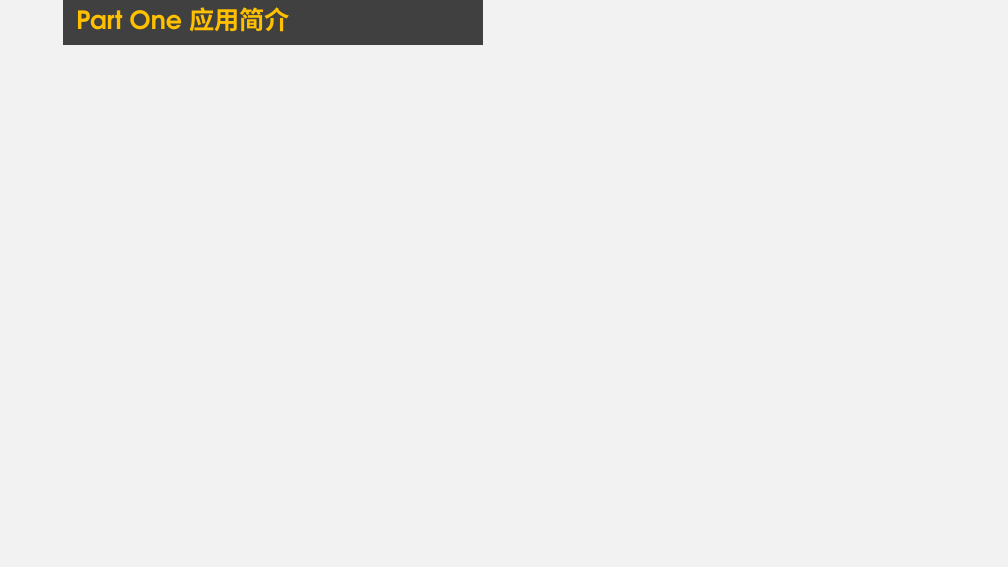
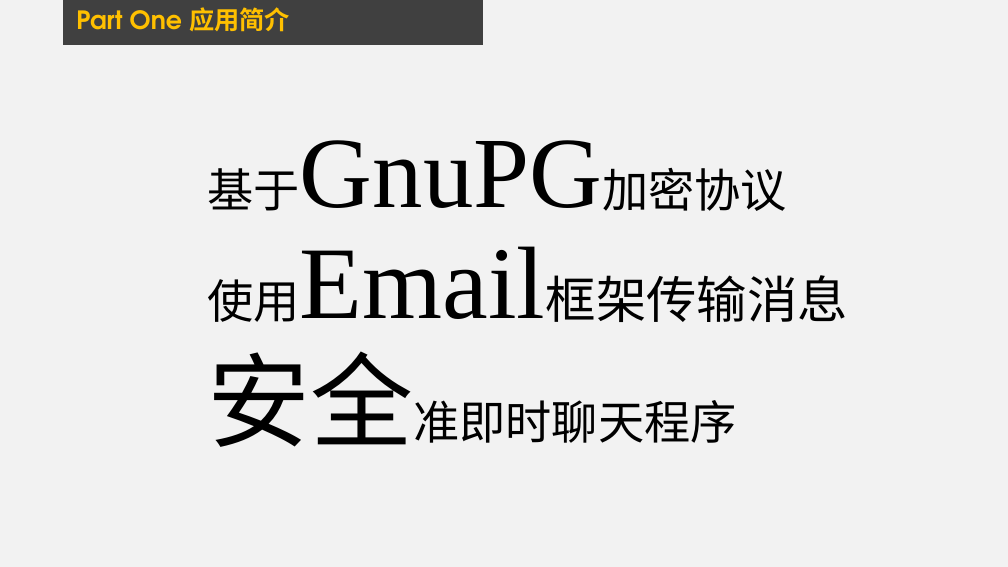
Before and after one commit to liziwl/IM-over-Email, a slide deck: slide 4 of Final presentation.pptx. Drawn at 1008x567 pixels with LibreOffice and Linux fonts; fonts in the diff are those of the drawing. Boxes give left, top, right and bottom in pixels: in the first picture for what was removed or moved away, otherwise in the second. Text is boxed around its words. In the diff, an @@ line names an element or a change of style, - is before the commit and + after.

```diff
--- a/Final presentation.pptx
+++ b/Final presentation.pptx
@@ text added at (207,168,299,211), 44 pt, text #000000 @@
+基于GnuPG加密协议
@@ text added at (207,279,299,322), 48 pt, text #000000 @@
+使用Email框架传输消息
@@ text added at (207,351,736,447), 44 pt, text #000000 @@
+安全准即时聊天程序
```
Also in this commit, not shown: 2 other slides changed.
